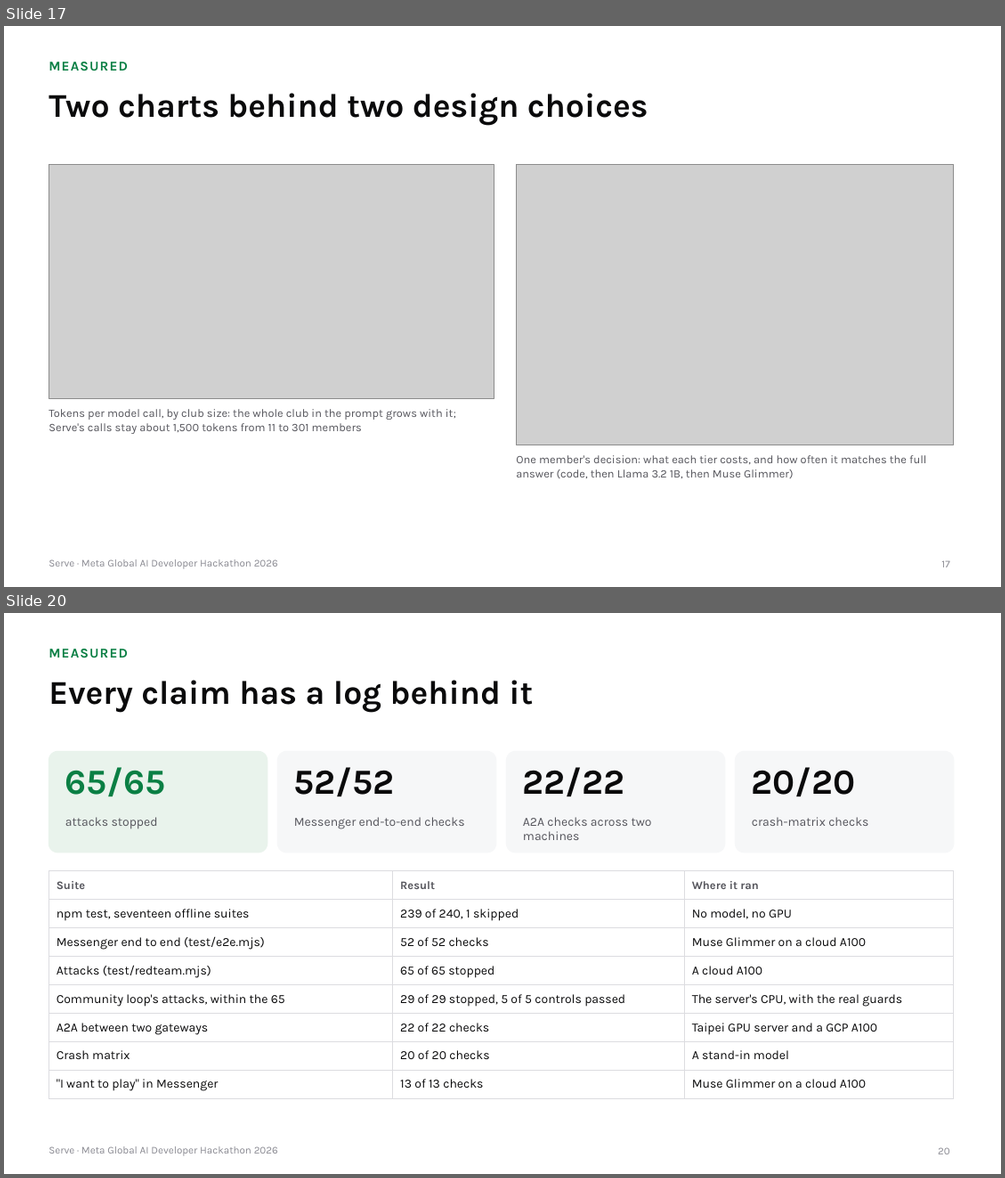
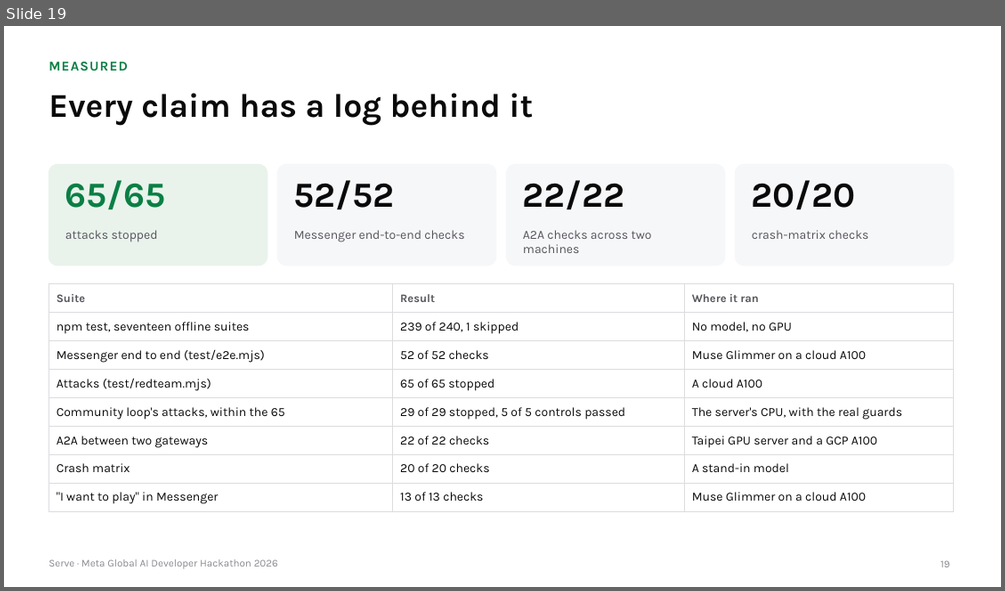
Before and after one commit to gino6178/serve-meta-hackathon, a slide deck: video/deck/Serve_Meta_deck.pptx. Shown one above the other, each under a label of ours: slides 17 and 20 before the commit, slide 19 after it; the slides between them are not shown. The pictures are 1005x1178 and 1005x591 pixels, drawn with LibreOffice and Linux fonts; fonts in the diff are those of the drawing; grey boxes stand for pictures. Boxes give left, top, right and bottom in pixels: in the first picture for what was removed or moved away, otherwise in the second. Text is boxed around its words. In the diff, an @@ line names an element or a change of style, - is before the commit and + after.

```diff
--- a/video/deck/Serve_Meta_deck.pptx
+++ b/video/deck/Serve_Meta_deck.pptx
@@ slide 17 removed at (4,26,1001,587), background #FFFFFF; not listed: 1 template element that a slide beside it also shows @@
@@ text removed at (48,62,128,70) @@
-MEASURED
@@ title removed at (48,93,648,126) @@
-Two charts behind two design choices
@@ picture removed at (48,164,494,398) @@
@@ picture removed at (517,164,954,445) @@
@@ text removed at (48,409,456,434) @@
-Tokens per model call, by club size: the whole club in the prompt grows with it; Serve's calls stay about 1,500 tokens from 11 to 301 members
@@ text removed at (516,455,926,478) @@
-One member's decision: what each tier costs, and how often it matches the full answer (code, then Llama 3.2 1B, then Muse Glimmer)
@@ page number removed at (941,561,949,567) @@
-17
@@ what was slide 20 is now slide 19 @@
@@ page number at (940,560,950,567): text changed @@
-20
+19
```
Also in this commit, not shown: 8 slides changed, 2 slides added, 2 other slides removed, 11 other files.
